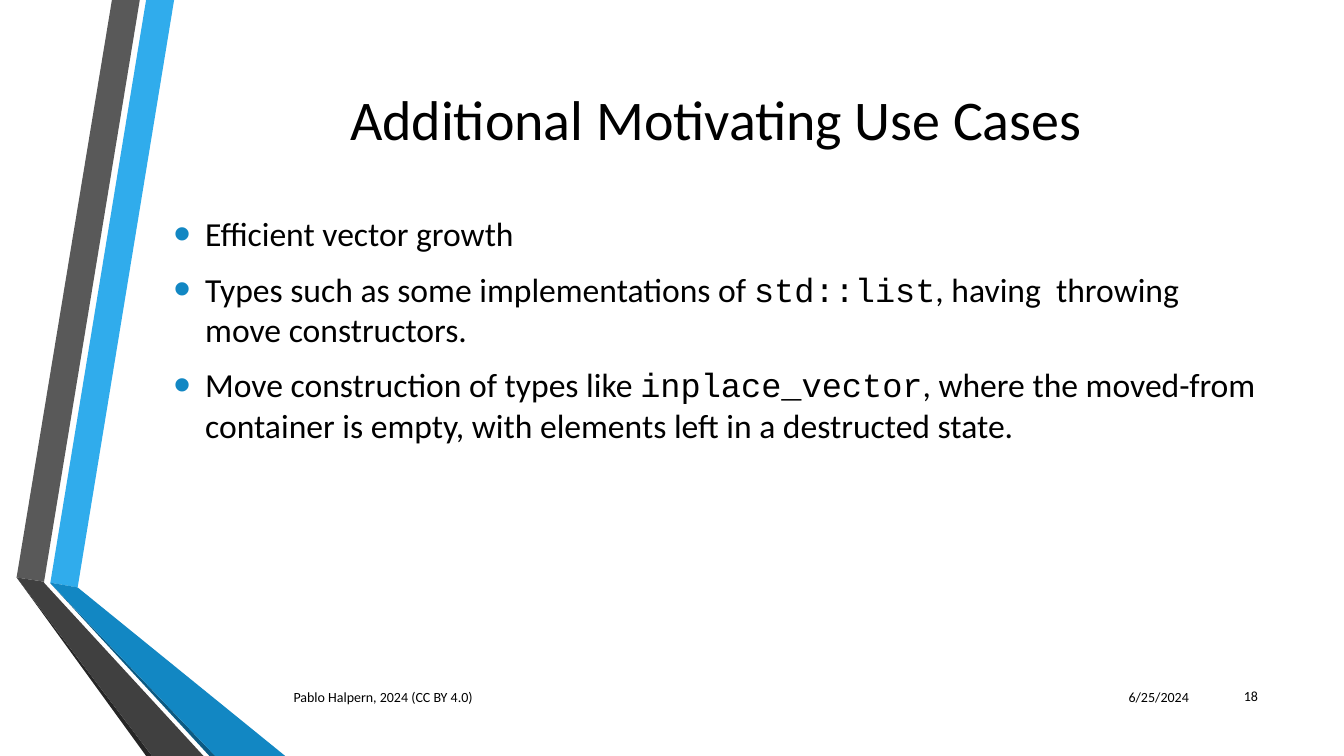
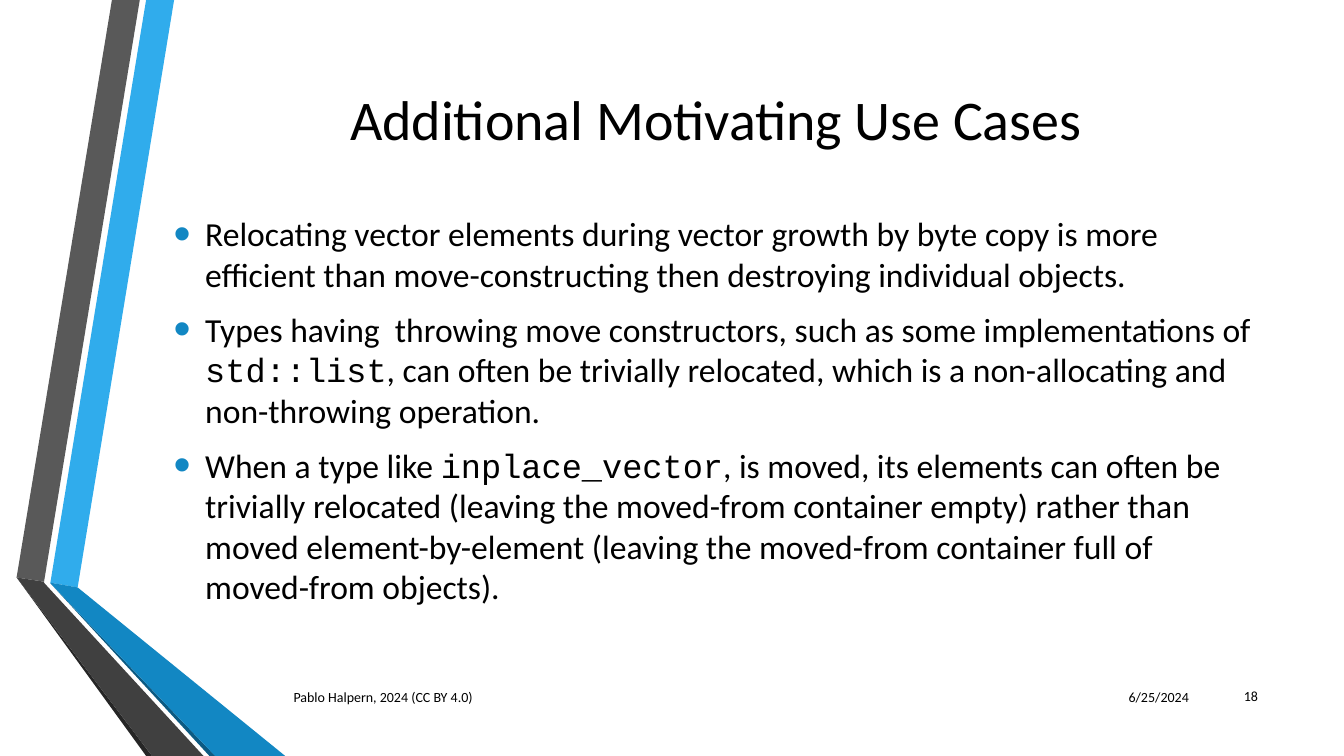
Before and after one commit to phalpern/WG21-halpern, a slide deck: slide 18 of relocate/Trivial Relocation - St. Louis 06-2024.pptx. Drawn at 1344x756 pixels with LibreOffice and Linux fonts; fonts in the diff are those of the drawing; background and template pictures are left out. Boxes give left, top, right and bottom in pixels: in the first picture for what was removed or moved away, otherwise in the second. Text is boxed around its words. In the diff, an @@ line names an element or a change of style, - is before the commit and + after.

```diff
--- a/relocate/Trivial Relocation - St. Louis 06-2024.pptx
+++ b/relocate/Trivial Relocation - St. Louis 06-2024.pptx
@@ text at bbox=[205, 222, 1251, 605]: text changed @@
-• Efficient vector growth
-• Types such as some implementations of std::list, having throwing move constructors.
-• Move construction of types like inplace_vector, where the moved-from container is empty, with elements left in a destructed state.
+• Relocating vector elements during vector growth by byte copy is more efficient than move-constructing then destroying individual objects.
+• Types having throwing move constructors, such as some implementations of std::list, can often be trivially relocated, which is a non-allocating and non-throwing operation.
+• When a type like inplace_vector, is moved, its elements can often be trivially relocated (leaving the moved-from container empty) rather than moved element-by-element (leaving the moved-from container full of moved-from objects).
```
Also in this commit, not shown: 6 other slides changed.
